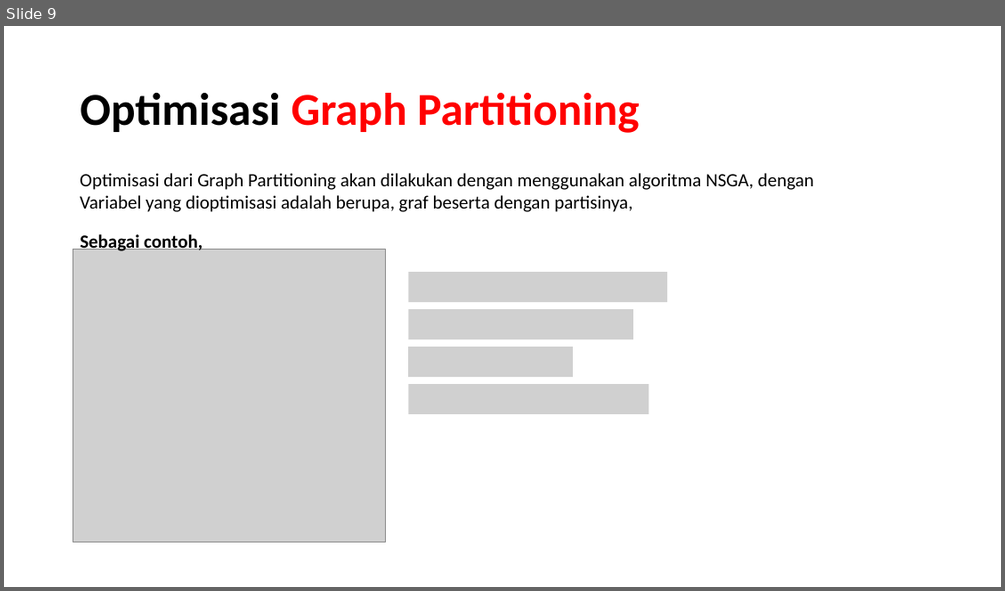
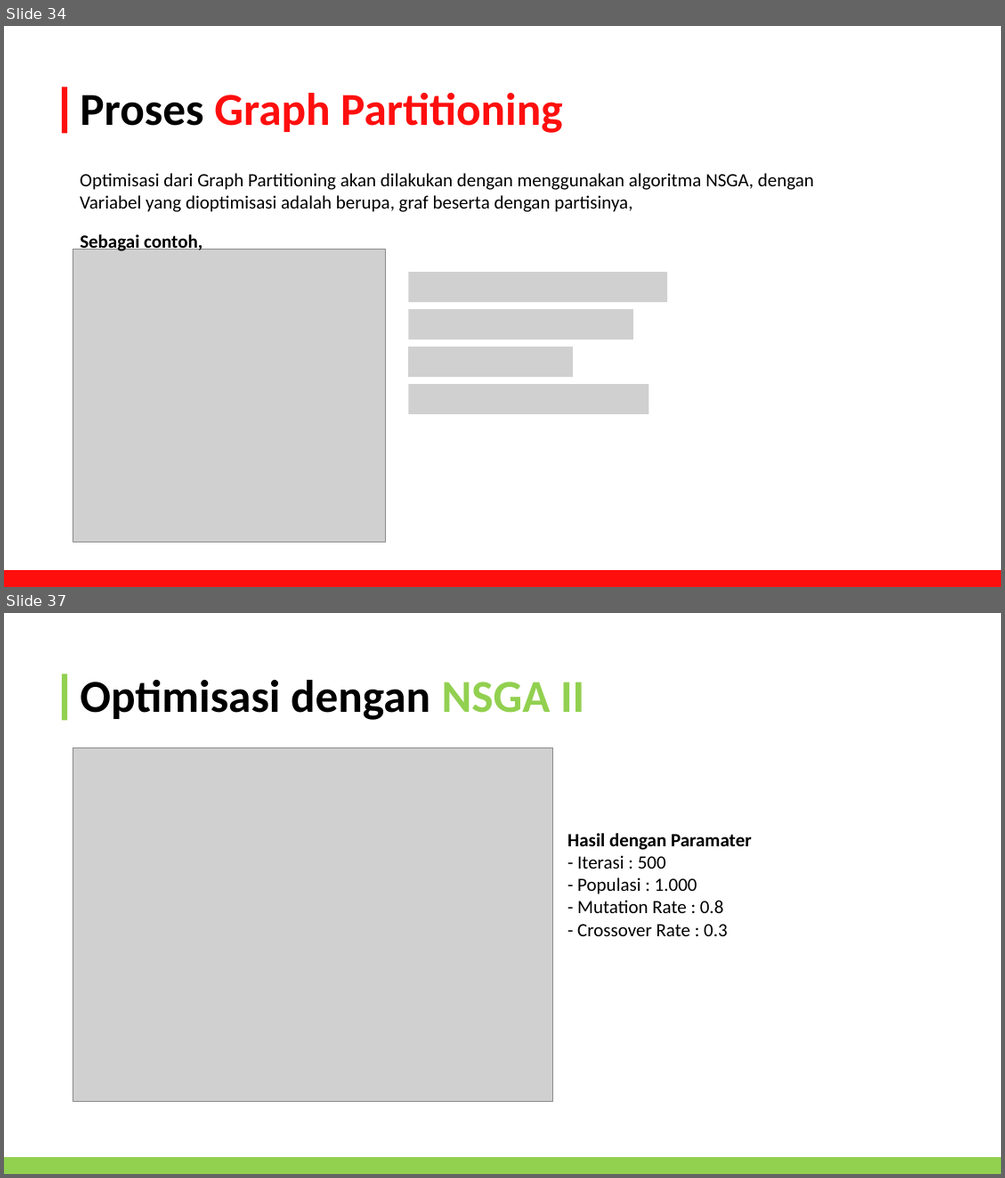
Before and after one commit to FelixFern/Graph-Partitioning-Optimization, a slide deck: documents/Graph Partitioning.pptx. Shown one above the other, each under a label of ours: slide 9 before the commit, slides 34 and 37 after it; the slides between them are not shown. The pictures are 1005x591 and 1005x1178 pixels, drawn with LibreOffice and Linux fonts; fonts in the diff are those of the drawing; grey boxes stand for pictures. Boxes give left, top, right and bottom in pixels: in the first picture for what was removed or moved away, otherwise in the second. Text is boxed around its words. In the diff, an @@ line names an element or a change of style, - is before the commit and + after.

```diff
--- a/documents/Graph Partitioning.pptx
+++ b/documents/Graph Partitioning.pptx
@@ slide 37 added at (4,613,1001,1174), background #FFFFFF @@
@@ rectangle added at (62,674,67,720), fill #92D050 @@
@@ title added at (80,680,584,720), 44 pt, text #000000, bold @@
+Optimisasi dengan NSGA II
@@ picture added at (73,747,553,1102) @@
@@ text added at (567,833,752,936), 18 pt, text #000000 @@
+Hasil dengan Paramater
+- Iterasi : 500
+- Populasi : 1.000
+- Mutation Rate : 0.8
+- Crossover Rate : 0.3
@@ rectangle added at (4,1158,1001,1174), fill #92D050 @@
@@ what was slide 9 is now slide 34 @@
@@ slide 34 changed as well @@
@@ rectangle added at (62,87,67,133), fill #FF0E0E @@
@@ title at (80,93,562,133): text changed; text colour #FF0000 to #FF0E0E @@
-Optimisasi Graph Partitioning
+Proses Graph Partitioning
@@ rectangle added at (4,571,1001,587), fill #FF0E0E @@
```
Also in this commit, not shown: 8 other slides changed, 31 other slides added, 3 slides removed, 21 other files.
